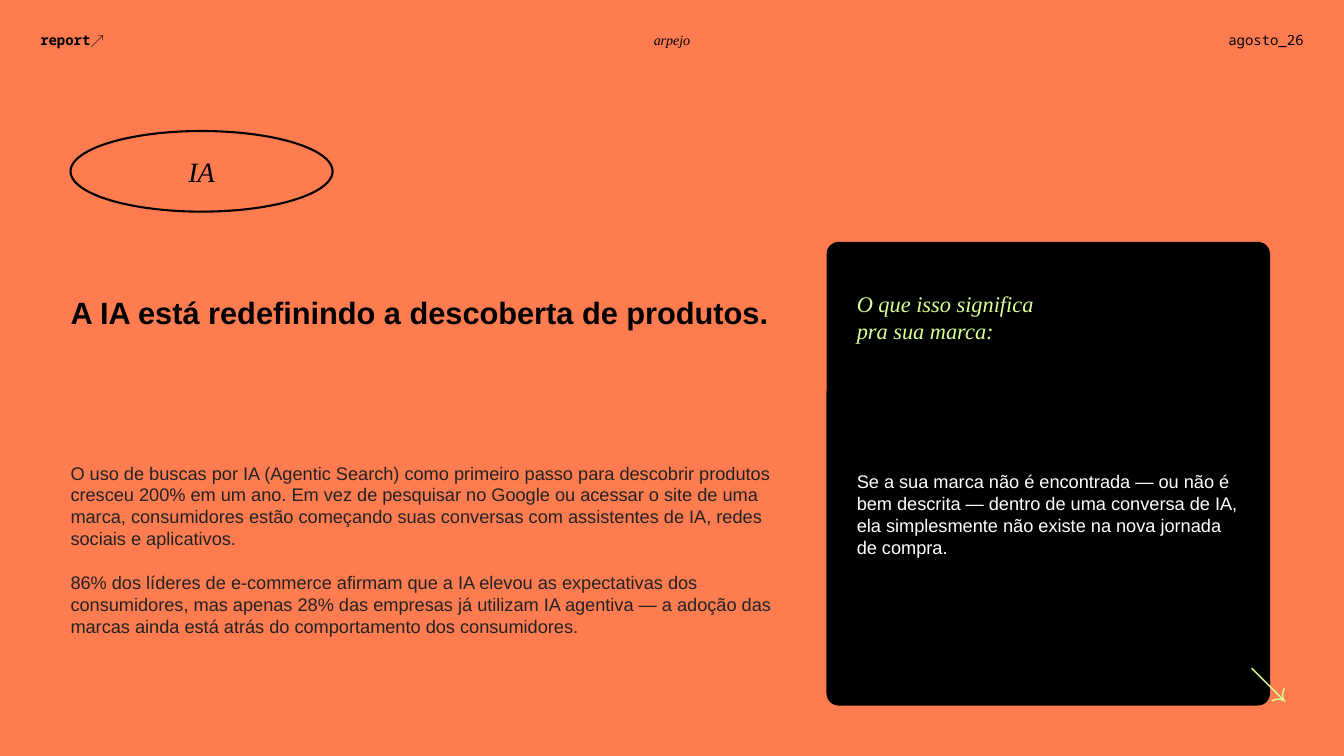
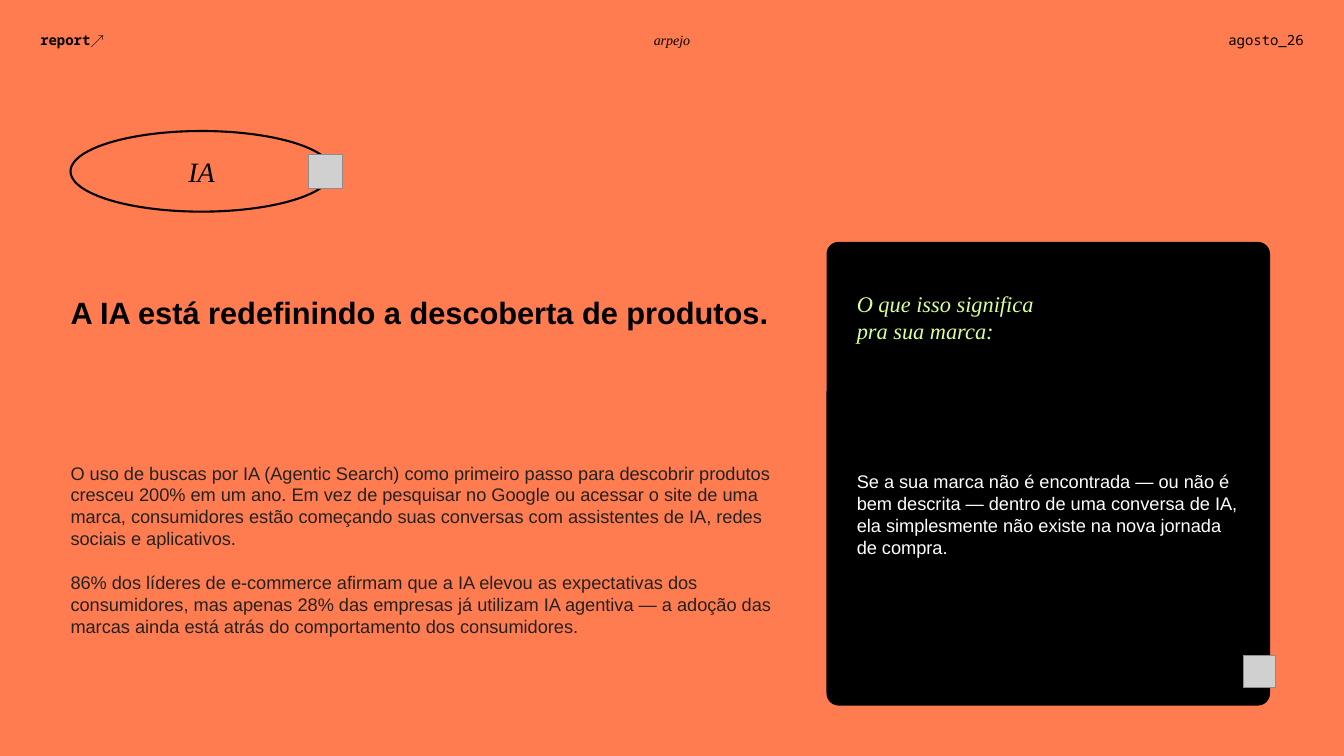
Before and after one commit to BiancaSchwanke/data-manipulation-exercises, a slide deck: slide 3 of entregas-agosto26/apresentacao-prospeccao-agosto26.pptx. Drawn at 1344x756 pixels with LibreOffice and Linux fonts; fonts in the diff are those of the drawing; grey boxes stand for pictures. Boxes give left, top, right and bottom in pixels: in the first picture for what was removed or moved away, otherwise in the second. Text is boxed around its words. In the diff, an @@ line names an element or a change of style, - is before the commit and + after.

```diff
--- a/entregas-agosto26/apresentacao-prospeccao-agosto26.pptx
+++ b/entregas-agosto26/apresentacao-prospeccao-agosto26.pptx
@@ picture added at <box>309,154,343,189</box> @@
@@ text removed at <box>1243,655,1294,706</box> @@
-↘
@@ picture added at <box>1243,655,1275,688</box> @@
```
Also in this commit, not shown: 5 other slides changed, 14 other files.
